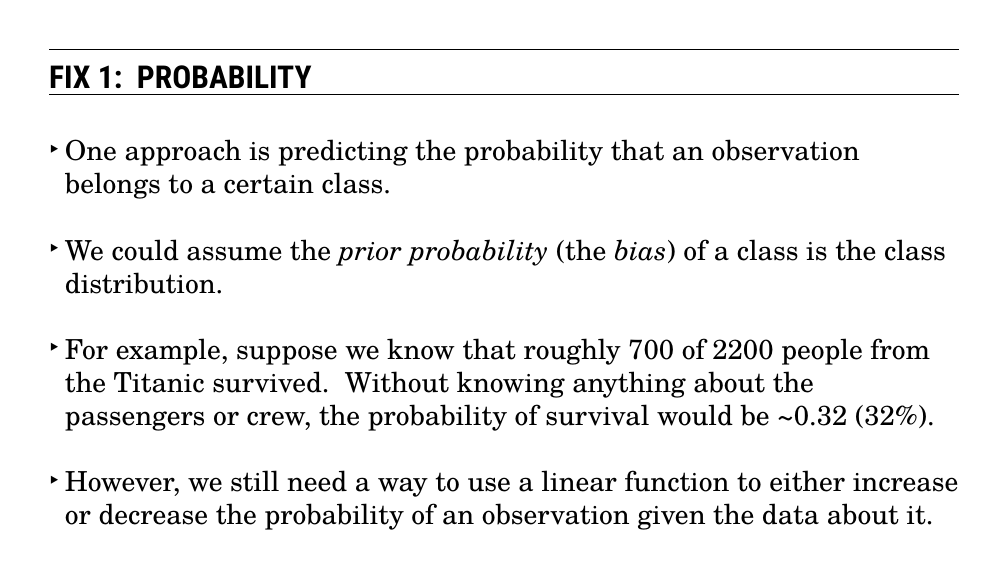
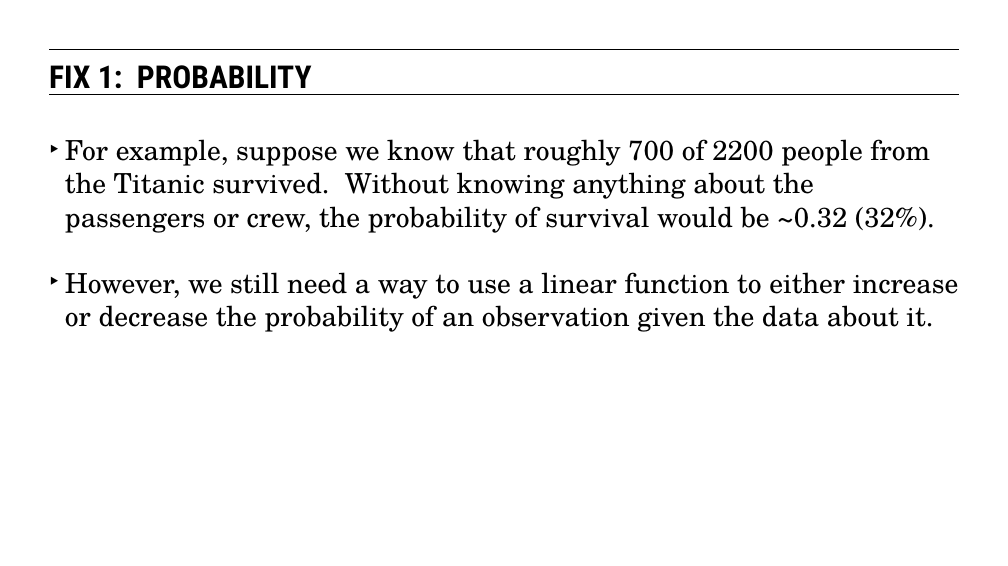
Before and after one commit to eflautt/ga-data-science, a slide deck: slide 15 of lessons/lesson-09/09-intro-to-logistic-regression.pptx (slide 14 before the commit). Drawn at 1008x566 pixels with LibreOffice and Linux fonts; fonts in the diff are those of the drawing. Boxes give left, top, right and bottom in pixels: in the first picture for what was removed or moved away, otherwise in the second. Text is boxed around its words. In the diff, an @@ line names an element or a change of style, - is before the commit and + after.

```diff
--- a/lessons/lesson-09/09-intro-to-logistic-regression.pptx
+++ b/lessons/lesson-09/09-intro-to-logistic-regression.pptx
@@ text at (65, 139, 946, 294): paragraphs removed @@
-‣ One approach is predicting the probability that an observation belongs to a certain class.
-‣ We could assume the prior probability (the bias) of a class is the class distribution.
```
Also in this commit, not shown: 15 other slides changed, 11 slides added.
